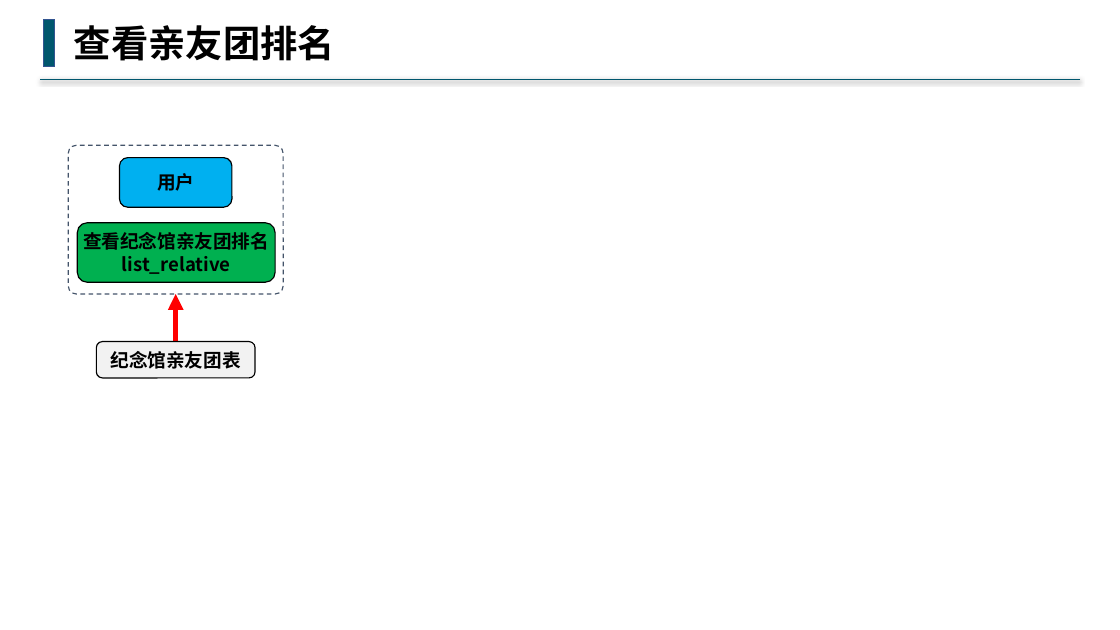
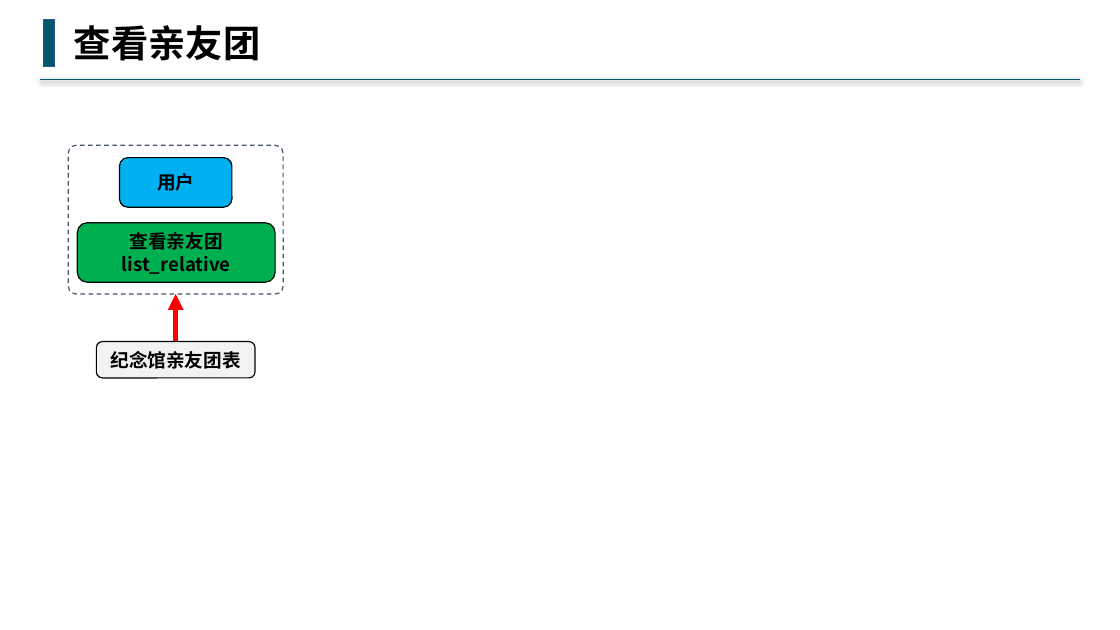
Before and after one commit to buddhachain/buddhaContract, a slide deck: slide 11 of doc/祭奠堂.pptx (slide 15 before the commit). Drawn at 1120x630 pixels with LibreOffice and Linux fonts; fonts in the diff are those of the drawing. Boxes give left, top, right and bottom in pixels: in the first picture for what was removed or moved away, otherwise in the second. Text is boxed around its words. In the diff, an @@ line names an element or a change of style, - is before the commit and + after.

```diff
--- a/doc/祭奠堂.pptx
+++ b/doc/祭奠堂.pptx
@@ text at [74, 25, 261, 61]: text changed @@
-查看亲友团排名
+查看亲友团
@@ text in rounded rectangle at [130, 232, 223, 250]: text changed @@
-查看纪念馆亲友团排名
+查看亲友团
```
Also in this commit, not shown: 9 other slides changed, 1 slide added, 6 slides removed, 3 other files.
